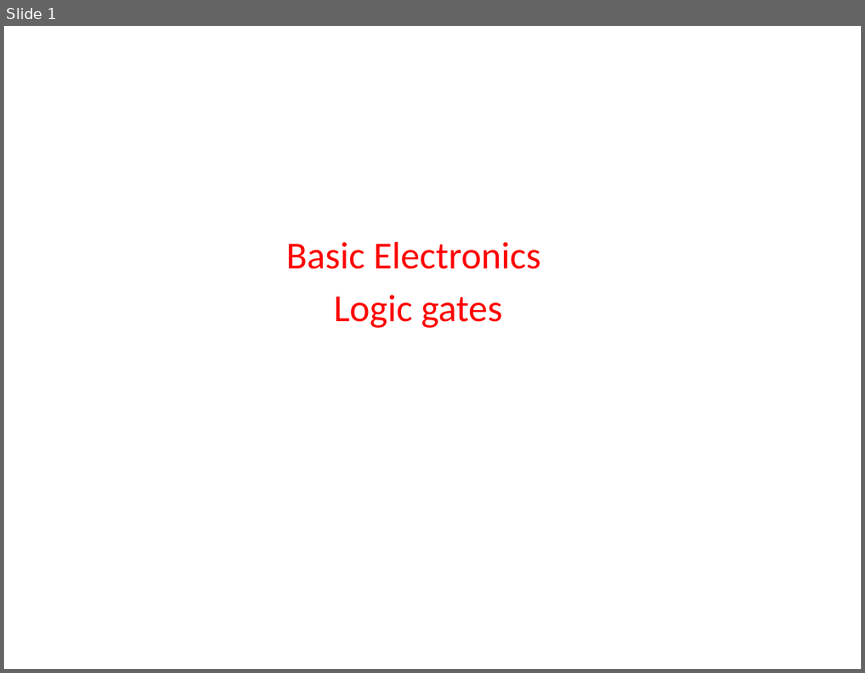
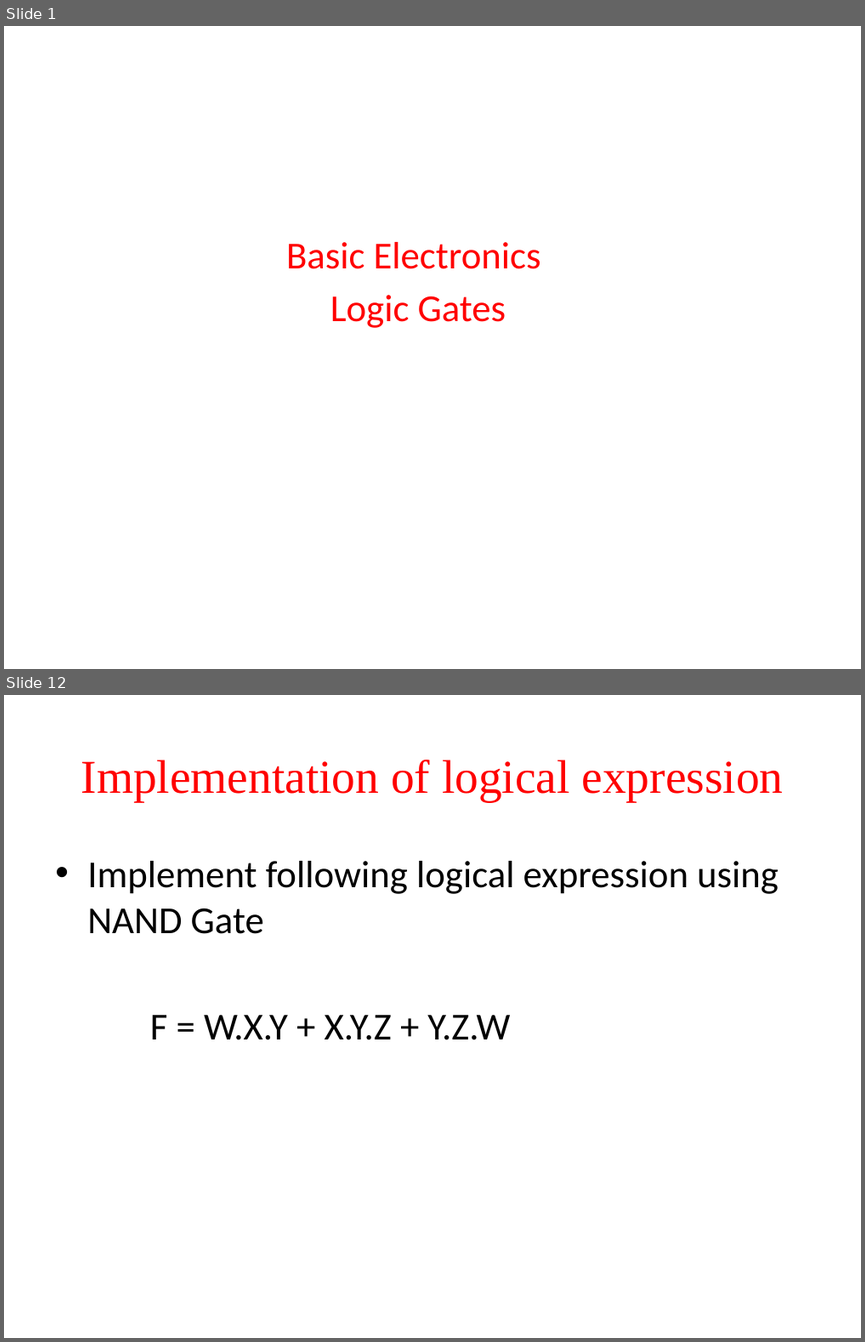
Before and after one commit to madhavirepe/Logic-Design, a slide deck: Logic gates.pptx. Shown one above the other, each under a label of ours: slide 1 before the commit, slides 1 and 12 after it; the slides between them are not shown. The pictures are 865x673 and 865x1342 pixels, drawn with LibreOffice and Linux fonts; fonts in the diff are those of the drawing. Boxes give left, top, right and bottom in pixels: in the first picture for what was removed or moved away, otherwise in the second. Text is boxed around its words. In the diff, an @@ line names an element or a change of style, - is before the commit and + after.

```diff
--- a/Logic gates.pptx
+++ b/Logic gates.pptx
@@ slide 12 added at [4, 695, 861, 1338], background #FFFFFF @@
@@ title added at [81, 760, 783, 801], 39.6 pt, text #FF0000 @@
+Implementation of logical expression
@@ text added at [87, 861, 778, 1040], 32 pt, text #000000 @@
+• Implement following logical expression using NAND Gate
+F = W.X.Y + X.Y.Z + Y.Z.W
@@ slide 1 changed as well @@
@@ subtitle at [330, 295, 506, 328]: text changed @@
-Logic gates
+Logic Gates
```
Also in this commit, not shown: 23 other slides added.
